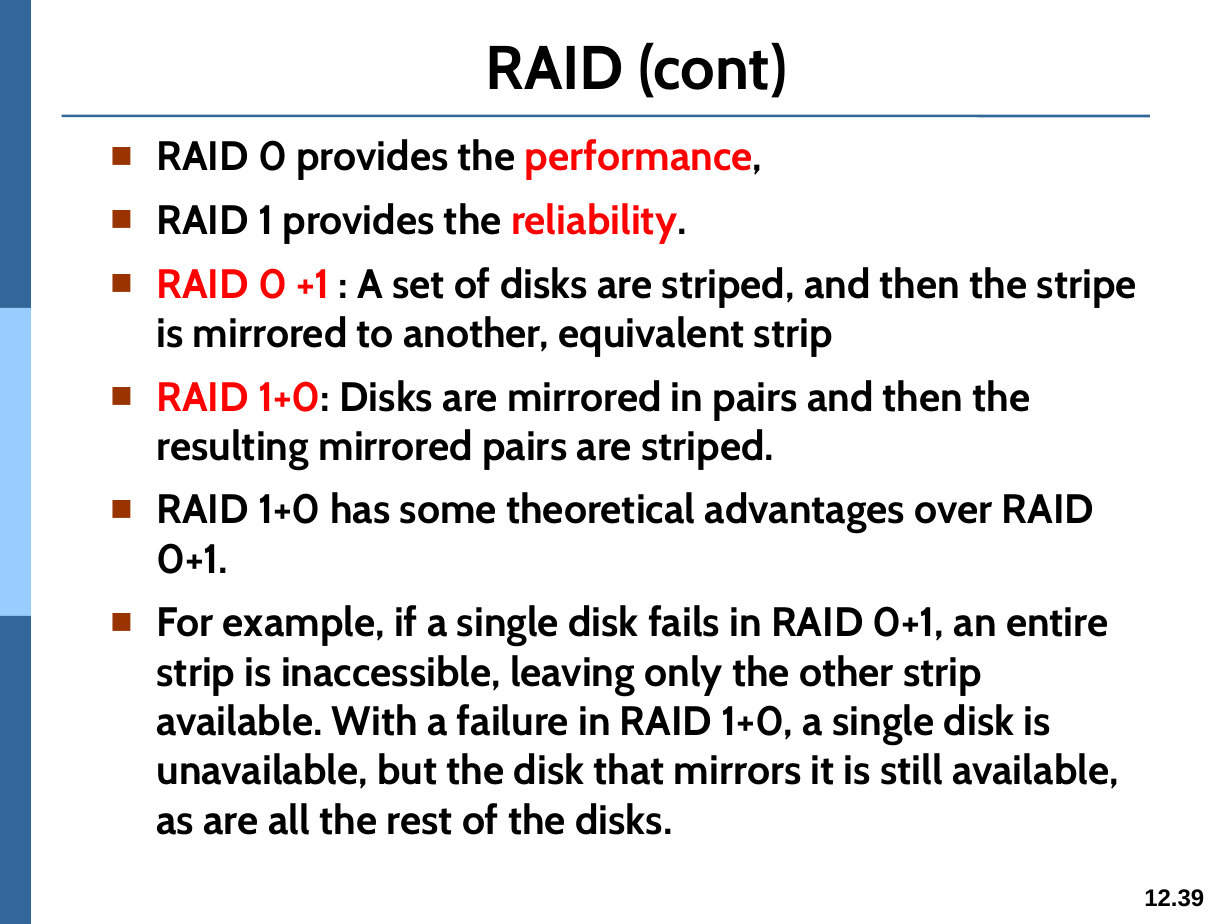
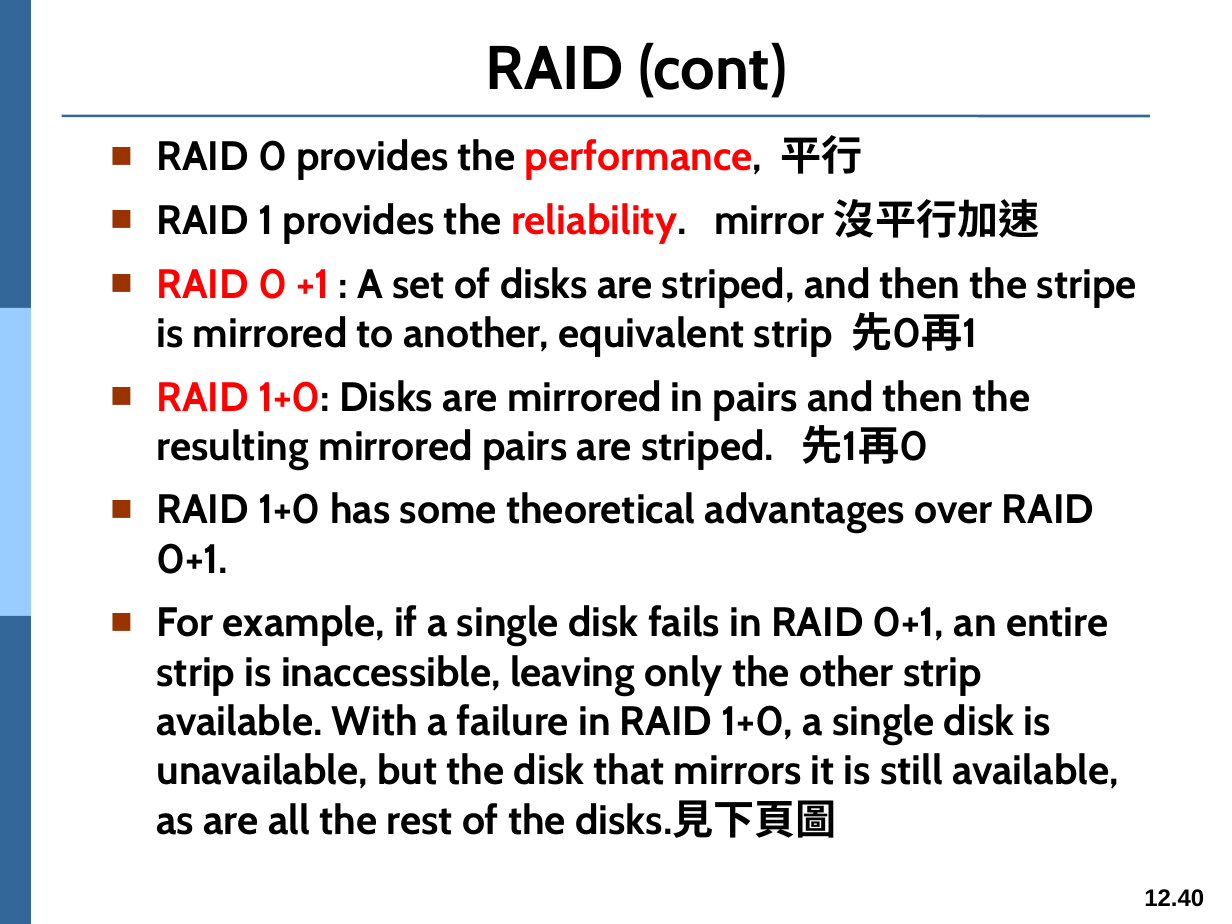
Before and after one commit to Yang09701194/OS_Learning, a slide deck: slide 40 of ch12.pptx (slide 39 before the commit). Drawn at 1232x924 pixels with LibreOffice and Linux fonts; fonts in the diff are those of the drawing. Boxes give left, top, right and bottom in pixels: in the first picture for what was removed or moved away, otherwise in the second. Text is boxed around its words. In the diff, an @@ line names an element or a change of style, - is before the commit and + after.

Commit message:
20200606

```diff
--- a/ch12.pptx
+++ b/ch12.pptx
@@ text at (x1=157, y1=135, x2=1137, y2=470): text changed @@
-■ RAID 0 provides the performance,
-■ RAID 1 provides the reliability.
-■ RAID 0 +1 : A set of disks are striped, and then the stripe is mirrored to another, equivalent strip
-■ RAID 1+0: Disks are mirrored in pairs and then the resulting mirrored pairs are striped.
+■ RAID 0 provides the performance, 平行
+■ RAID 1 provides the reliability. mirror 沒平行加速
+■ RAID 0 +1 : A set of disks are striped, and then the stripe is mirrored to another, equivalent strip 先0再1
+■ RAID 1+0: Disks are mirrored in pairs and then the resulting mirrored pairs are striped. 先1再0
@@ text at (x1=157, y1=605, x2=1119, y2=838): text changed @@
-■ For example, if a single disk fails in RAID 0+1, an entire strip is inaccessible, leaving only the other strip available. With a failure in RAID 1+0, a single disk is unavailable, but the disk that mirrors it is still available, as are all the rest of the disks.
+■ For example, if a single disk fails in RAID 0+1, an entire strip is inaccessible, leaving only the other strip available. With a failure in RAID 1+0, a single disk is unavailable, but the disk that mirrors it is still available, as are all the rest of the disks.見下頁圖
@@ page number at (x1=1144, y1=889, x2=1204, y2=907): text changed @@
-12.39
+12.40
```
Also in this commit, not shown: 6 other slides changed, 1 slide added.
